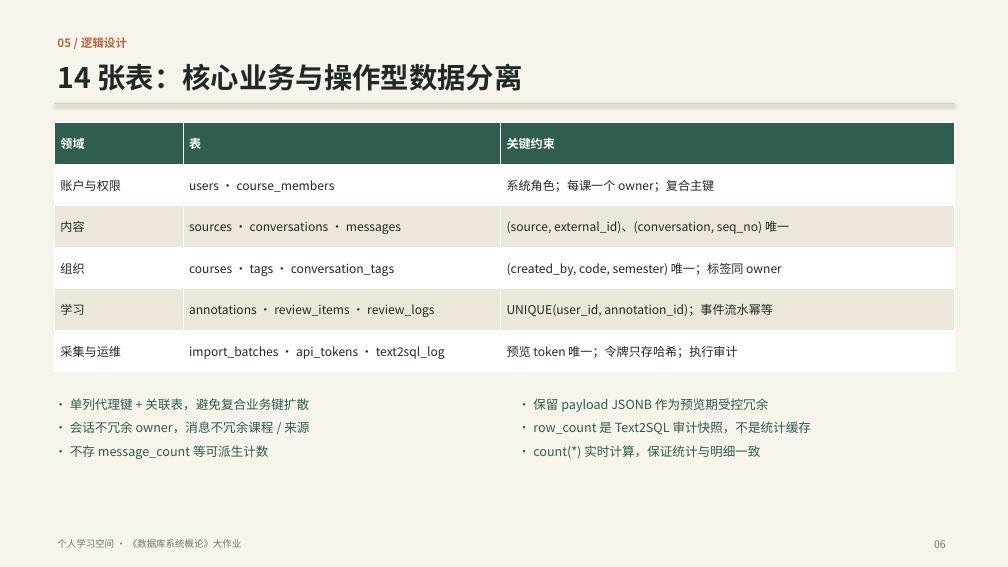
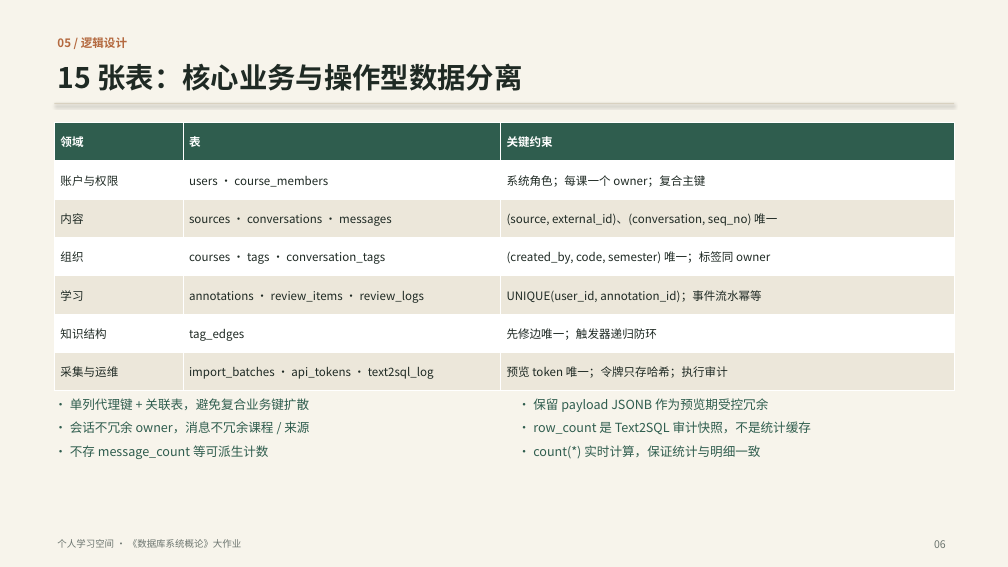
Before and after one commit to ycl-berserk/2026Database, a slide deck: slide 6 of docs/汇报.pptx. Drawn at 1008x567 pixels with LibreOffice and Linux fonts; fonts in the diff are those of the drawing. Boxes give left, top, right and bottom in pixels: in the first picture for what was removed or moved away, otherwise in the second. Text is boxed around its words. In the diff, an @@ line names an element or a change of style, - is before the commit and + after.

Commit message:
feat: 标签先修图（DAG、递归闭包与可视化）K2
新增 tag_edges 边表与触发器防环，提供递归闭包视图、按课程分组的 SVG 页面、
种子数据、单元/集成测试与端到端验收；同步更新报告、需求、路线图、演示脚本与 PPT。

```diff
--- a/docs/汇报.pptx
+++ b/docs/汇报.pptx
@@ text at <box>57,64,522,91</box>: text changed @@
-14 张表：核心业务与操作型数据分离
+15 张表：核心业务与操作型数据分离
@@ table at <box>54,123,954,391</box> @@
+row 6: 知识结构 | tag_edges | 先修边唯一；触发器递归防环
```
Also in this commit, not shown: 7 other slides changed, 1 slide added, 27 other files.
